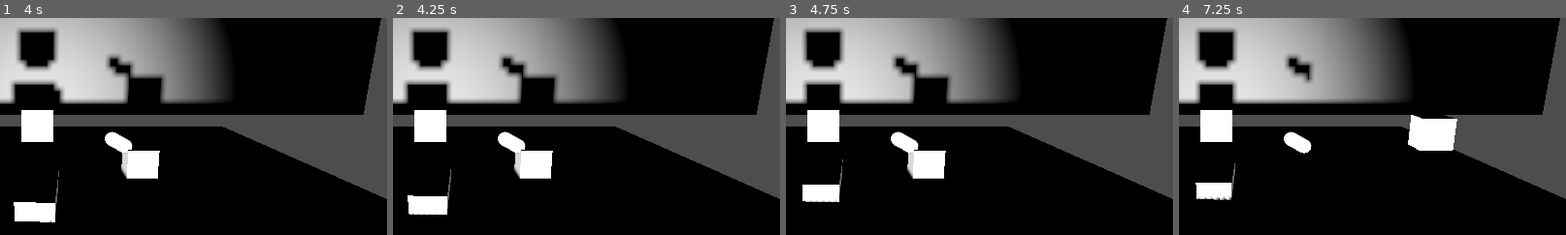
Above: before the commit, frames 1-4 (left to right).
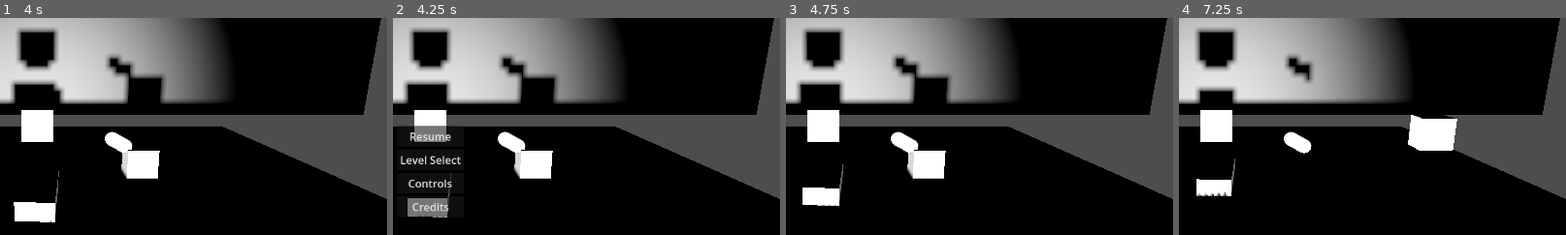
Above: after the commit, the same moments.

Repository: connorheyz/shadow-play
Game: Godot game, scene res://enviornment/Push.tscn
The game is run twice, just before and just after one commit, with the same random seed, the same clock (stepped at 60 frames per second) and the same inputs. This scene is started directly instead of the project's main scene.
Inputs (mouse positions are % of the whole screen's width and height, from its top left):
- Up to frame 1 (4 s): hold D (move_right) 0.53-1.28 s; tap E (switch_mode) every 0.75 s from 0.6 to 3.6 s; tap Space (jump) at 0.77, 1.52, 3.02, 3.77 s; hold S (move_down) 1.28-2.03 s; hold D (move_right) 2.03-2.78 s; hold W (move_up) 2.78-3.53 s; hold A (move_left) from 3.53 s (still down)
- Up to frame 2 (4.25 s): keep holding A (move_left); tap Escape (ui_cancel) at 4.15 s
- Up to frame 3 (4.75 s): release A (move_left) at 4.25 s; click (50, 42) at 4.25 s, where only the run after the commit has a clickable "Resume"
- Up to frame 4 (7.25 s): hold A (move_left) 5.03-5.78 s; tap E (switch_mode) at 5.1, 5.85, 6.6 s; tap Space (jump) at 5.27, 6.77 s; hold S (move_down) 5.78-6.53 s; hold D (move_right) from 6.53 s (still down)
The pictures show only the part of the screen within x 45-95%, y 15-65%; the shares and areas given below are measured in that part.

Frame 1 is identical in both runs. In frame 2, 2.4% of the frame differs, in the area x 2-18%, y 49-92%; in frame 3, 0.7%; in frame 4, 0.9%.

Commit message:
Progress on game pause

Diff:
--- a/enviornment/Push.tscn
+++ b/enviornment/Push.tscn
@@ -1,8 +1,10 @@
-[gd_scene load_steps=6 format=3 uid="uid://n5xiljh7v6v5"]
+[gd_scene load_steps=8 format=3 uid="uid://n5xiljh7v6v5"]
 
 [ext_resource type="PackedScene" uid="uid://namueyp5546f" path="res://main_scene.tscn" id="1_33kbv"]
 [ext_resource type="PackedScene" uid="uid://bab4lyi51a80x" path="res://lever.tscn" id="2_vd780"]
 [ext_resource type="Script" path="res://Move.gd" id="3_tx3pu"]
+[ext_resource type="Script" path="res://enviornment/pause_manager.gd" id="4_e1o42"]
+[ext_resource type="PackedScene" uid="uid://cbmqd57tb7ap8" path="res://enviornment/pause.tscn" id="5_qwarh"]
 
 [sub_resource type="BoxMesh" id="BoxMesh_6nvt3"]
 
@@ -24,3 +26,8 @@
 
 [node name="CollisionShape3D" type="CollisionShape3D" parent="CharacterBody3D2"]
 shape = SubResource("BoxShape3D_y5svm")
+
+[node name="pause_manager" type="Node" parent="."]
+process_mode = 3
+script = ExtResource("4_e1o42")
+pause_screen = ExtResource("5_qwarh")
--- a/enviornment/credits.gd
+++ b/enviornment/credits.gd
@@ -12,4 +12,4 @@
 
 
 func _on_credits_back_button_up() -> void:
-	get_tree().change_scene_to_file("res://enviornment/ui.tscn")
+	get_tree().change_scene_to_file("res://enviornment/title_screen.tscn")
--- a/enviornment/level_select.gd
+++ b/enviornment/level_select.gd
@@ -34,4 +34,5 @@
 
 
 func _on_back_button_up() -> void:
-	get_tree().change_scene_to_file("res://enviornment/" + LevelSelect[5])
+	if(get_tree().paused == false):
+		get_tree().change_scene_to_file("res://enviornment/" + LevelSelect[5])
--- a/enviornment/level_select.tscn
+++ b/enviornment/level_select.tscn
@@ -10,7 +10,7 @@
 grow_horizontal = 2
 grow_vertical = 2
 script = ExtResource("1_q8yei")
-LevelSelect = Array[String](["connors_test_scene.tscn", "Push.tscn", "connors_test_scene.tscn", "Push.tscn", "connors_test_scene.tscn", "ui.tscn"])
+LevelSelect = Array[String](["connors_test_scene.tscn", "Push.tscn", "connors_test_scene.tscn", "Push.tscn", "connors_test_scene.tscn", "title_screen.tscn"])
 
 [node name="HBoxContainer" type="VBoxContainer" parent="."]
 layout_mode = 1
--- /dev/null
+++ b/enviornment/pause.gd
@@ -0,0 +1,29 @@
+extends Control
+class_name PauseMenu
+
+@export var main_screen: Resource
+var main_scene: SceneTree
+
+var level_active: Control
+# Called when the node enters the scene tree for the first time.
+func _ready() -> void:
+	pass # Replace with function body.
+
+
+# Called every frame. 'delta' is the elapsed time since the previous frame.
+func _process(_delta: float) -> void:
+	pass
+
+
+func _on_resume_button_up() -> void:
+	main_scene.paused = false
+	queue_free()
+
+
+func _on_level_select_button_up() -> void:
+	queue_free()
+	var screen: Control = main_screen.instantiate()
+
+	#screen.main_scene = get_tree()
+	get_tree().root.add_child(screen)
+	level_active = screen
--- a/enviornment/pause.tscn
+++ b/enviornment/pause.tscn
@@ -1,12 +1,18 @@
-[gd_scene format=3 uid="uid://cbmqd57tb7ap8"]
+[gd_scene load_steps=3 format=3 uid="uid://cbmqd57tb7ap8"]
+
+[ext_resource type="Script" path="res://enviornment/pause.gd" id="1_x2vm4"]
+[ext_resource type="PackedScene" uid="uid://cycdd03f7g8bp" path="res://enviornment/level_select.tscn" id="2_54f14"]
 
 [node name="Pause" type="Control"]
+process_mode = 2
 layout_mode = 3
 anchors_preset = 15
 anchor_right = 1.0
 anchor_bottom = 1.0
 grow_horizontal = 2
 grow_vertical = 2
+script = ExtResource("1_x2vm4")
+main_screen = ExtResource("2_54f14")
 
 [node name="Pause Screen" type="VBoxContainer" parent="."]
 layout_mode = 1
@@ -37,3 +43,6 @@
 [node name="Credits" type="Button" parent="Pause Screen"]
 layout_mode = 2
 text = "Credits"
+
+[connection signal="button_up" from="Pause Screen/Resume" to="." method="_on_resume_button_up"]
+[connection signal="button_up" from="Pause Screen/Level Select" to="." method="_on_level_select_button_up"]
--- /dev/null
+++ b/enviornment/pause_manager.gd
@@ -0,0 +1,26 @@
+extends Node
+
+
+@export var pause_screen: Resource
+
+var screen_paused: Control
+# Called when the node enters the scene tree for the first time.
+func _ready() -> void:
+	pass
+
+
+func _input(event):
+	if(event.is_action_pressed("ui_cancel")):
+		pause_level()
+func pause_level():
+	if(get_tree().paused == false):
+		var screen: PauseMenu = pause_screen.instantiate()
+		screen_paused = screen
+		screen.main_scene = get_tree()
+		get_tree().root.add_child(screen)
+		get_tree().paused = true
+
+	elif(get_tree().paused == true):
+		if(is_instance_valid(screen_paused)):
+			screen_paused.queue_free()
+		get_tree().paused = false
--- a/enviornment/ui.tscn
+++ b/enviornment/title_screen.tscn
@@ -1,16 +1,16 @@
 [gd_scene load_steps=2 format=3 uid="uid://cia30406kbsq7"]
 
-[ext_resource type="Script" path="res://enviornment/ui.gd" id="1_4tjtt"]
+[ext_resource type="Script" path="res://enviornment/ui.gd" id="1_uk808"]
 
-[node name="UI" type="Control"]
+[node name="title_screen" type="Control"]
 layout_mode = 3
 anchors_preset = 15
 anchor_right = 1.0
 anchor_bottom = 1.0
 grow_horizontal = 2
 grow_vertical = 2
-script = ExtResource("1_4tjtt")
-LevelSelect = Array[String](["connors_test_scene.tscn", "level_select.tscn", "", "credits.tscn"])
+script = ExtResource("1_uk808")
+MenuSelect = Array[String](["connors_test_scene.tscn", "level_select.tscn", "", "credits.tscn"])
 
 [node name="Title Screen" type="VBoxContainer" parent="."]
 layout_mode = 1
--- a/enviornment/ui.gd
+++ b/enviornment/ui.gd
@@ -1,6 +1,6 @@
 extends Control
 
-@export var LevelSelect: Array[String]
+@export var MenuSelect: Array[String]
 
 # Called when the node enters the scene tree for the first time.
 func _ready() -> void:
@@ -8,21 +8,22 @@
 
 
 # Called every frame. 'delta' is the elapsed time since the previous frame.
-func _process(delta: float) -> void:
+func _process(_delta: float) -> void:
 	pass
 
 
 func _on_play_button_up() -> void:
-	get_tree().change_scene_to_file("res://" + LevelSelect[0])
+	print(MenuSelect[0])
+	get_tree().change_scene_to_file("res://" + MenuSelect[0])
 
 
 func _on_level_select_button_up() -> void:
-	get_tree().change_scene_to_file("res://enviornment/" + LevelSelect[1])
+	get_tree().change_scene_to_file("res://enviornment/" + MenuSelect[1])
 
 
 func _on_controls_button_up() -> void:
-	get_tree().change_scene_to_file("res://enviornment/" + LevelSelect[2])
+	get_tree().change_scene_to_file("res://enviornment/" + MenuSelect[2])
 
 
 func _on_credits_button_up() -> void:
-	get_tree().change_scene_to_file("res://enviornment/" + LevelSelect[3])
+	get_tree().change_scene_to_file("res://enviornment/" + MenuSelect[3])
--- a/level_win_screen.tscn
+++ b/level_win_screen.tscn
@@ -10,6 +10,8 @@
 grow_horizontal = 2
 grow_vertical = 2
 script = ExtResource("1_1wo34")
+title_scene = "enviornment/title_screen.tscn"
+level_select_scene = "enviornment/level_select.tscn"
 next_level_button = NodePath("VBoxContainer/NextLevelButton")
 retry_level_button = NodePath("VBoxContainer/RetryLevelButton")
 level_select_button = NodePath("VBoxContainer/LevelSelectButton")
--- a/project.godot
+++ b/project.godot
@@ -17,7 +17,7 @@
 
 [editor_plugins]
 
-enabled=PackedStringArray("res://addons/gdDelaunay/plugin.cfg")
+enabled=PackedStringArray()
 
 [input]
 
Not shown: 1 places in connors_test_scene.tscn that only renumber resources
Not shown: 1 places in luna_collision_mesh.tres that only renumber resources
